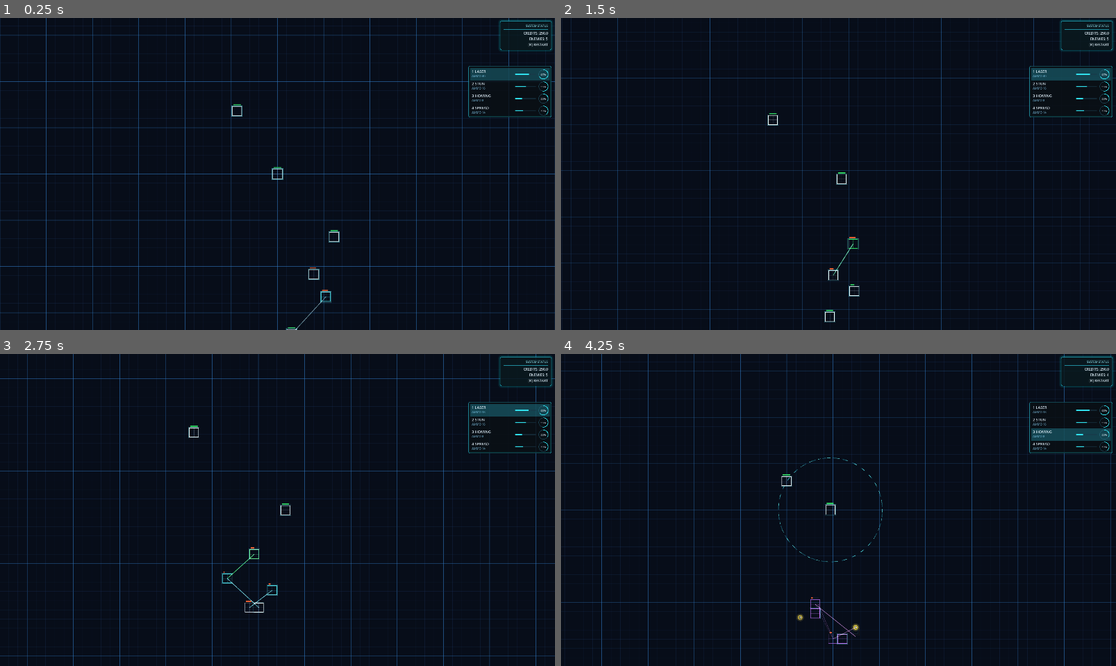
Above: before the commit, frames 1-4 (two rows, left to right).
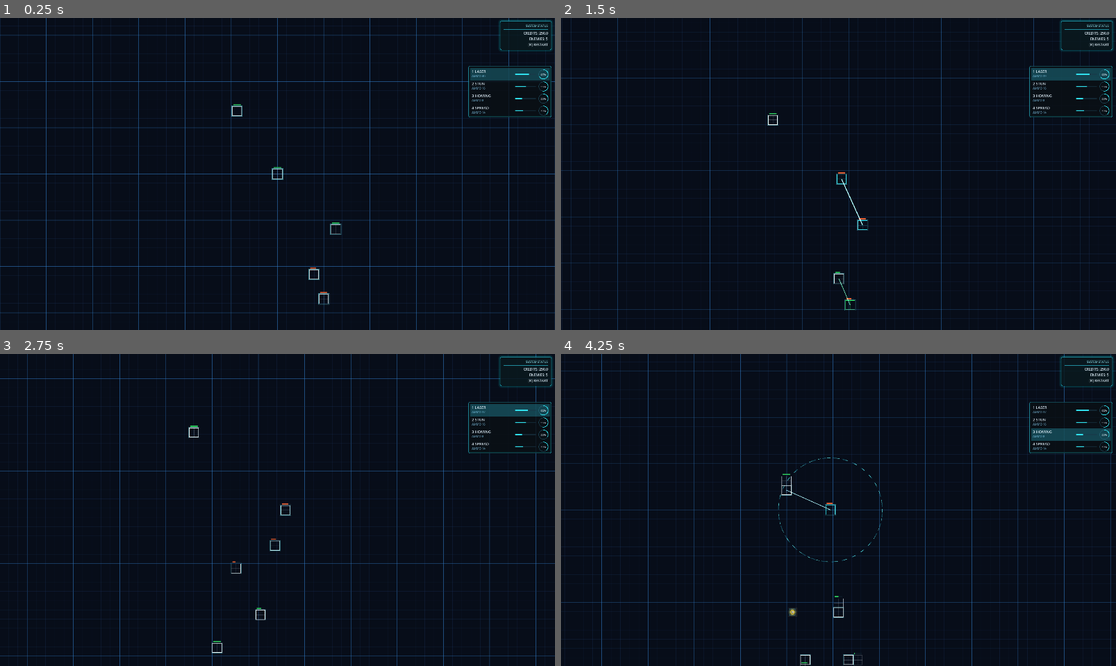
Above: after the commit, the same moments.

Repository: sudheej/neon.io
Game: Godot game, scene res://scenes/Main.tscn
The game is run twice, just before and just after one commit, with the same random seed, the same clock (stepped at 60 frames per second) and the same inputs. Sound files missing from this copy of the repository are replaced by a short silence.
Inputs (mouse positions are in pixels of both pictures, inside the frame that each line leads up to):
- Up to frame 1 (0.25 s): no input
- Up to frame 2 (1.5 s): move the mouse to (960, 158) at 0.52 s; hold D (move_right) 0.53-1.28 s; hold E (expand_mode) 0.53-1.28 s; move the mouse to (727, 189) at 1.27 s; hold S (move_down) from 1.28 s (still down); click (727, 189) at 1.35 s
- Up to frame 3 (2.75 s): move the mouse to (333, 441) at 2.02 s; release S (move_down) at 2.03 s; hold D (move_right) from 2.03 s (still down); hold [ (select_prev_slot) from 2.03 s (still down)
- Up to frame 4 (4.25 s): move the mouse to (810, 572) at 2.77 s; release D (move_right) at 2.78 s; release [ (select_prev_slot) at 2.78 s; hold W (move_up) 2.78-3.53 s; tap Q (toggle_range) at 2.85 s; move the mouse to (1005, 556) at 3.52 s; hold A (move_left) from 3.53 s (still down); hold 3 (weapon_homing) from 3.53 s (still down)

The runs differ from the first frame. In frame 1, 0.2% of the frame differs, in the area x 51-62%, y 65-100%; in frame 2, 0.3%; in frame 3, 0.3%; in frame 4, 0.5%, in the area x 39-99%, y 6-100%.

Commit message:
AI personalities

Diff:
--- a/src/input/AIInputSource.gd
+++ b/src/input/AIInputSource.gd
@@ -33,6 +33,15 @@
 const RETREAT_MIN_TIME: float = 2.4
 const RETREAT_MAX_TIME: float = 4.6
 const RETREAT_REENGAGE_COOLDOWN: float = 2.2
+const GOAL_DECISION_INTERVAL: float = 0.42
+const GOAL_LOCK_MIN: float = 1.2
+const GOAL_LOCK_MAX: float = 2.6
+const CAMP_HOLD_RADIUS: float = 110.0
+const EXPAND_INTENT_MIN: float = 2.0
+const EXPAND_INTENT_MAX: float = 4.0
+const PRIORITY_TARGET_REFRESH_MIN: float = 0.5
+const PRIORITY_TARGET_REFRESH_MAX: float = 1.0
+const LEADER_THREAT_ENGAGE: float = 1.15
 
 static var _shared_expand_memory: Dictionary = {}
 
@@ -64,8 +73,34 @@
 var retreat_mode: bool = false
 var retreat_timer: float = 0.0
 var retreat_cooldown: float = 0.0
+var persona: int = 0
+var current_goal: int = 0
+var goal_timer: float = 0.0
+var goal_decision_timer: float = 0.0
+var camp_anchor: Vector2 = Vector2.ZERO
+var camp_anchor_valid: bool = false
+var expand_intent_dir: Vector2i = Vector2i.ZERO
+var expand_intent_timer: float = 0.0
+var time_to_first_expand: float = -1.0
+var expansions_successful: int = 0
+var expansions_attempted: int = 0
+var no_expand_gap_max: float = 0.0
+var last_expand_time: float = 0.0
+var goal_time_split: Dictionary = {
+	"fight": 0.0,
+	"expand": 0.0,
+	"farm_orb": 0.0,
+	"retreat": 0.0,
+	"camp": 0.0,
+	"reposition": 0.0
+}
+var intent_interrupt_count: int = 0
+var priority_target: Node2D = null
+var priority_target_timer: float = 0.0
 
 enum AIProfile { BALANCED, LASER, STUNNER, HOMING, SPREADER }
+enum AIPersona { BLITZER, TURTLER, RAIDER, DUELIST, CONTROLLER }
+enum AIGoal { FIGHT, EXPAND, FARM_ORB, RETREAT, CAMP, REPOSITION }
 
 func _ready() -> void:
 	super._ready()
@@ -77,6 +112,8 @@
 		if id_val != null:
 			actor_id = String(id_val)
 	profile = randi() % 5
+	persona = randi() % 5
+	current_goal = AIGoal.FIGHT
 	aggressive_expander = _roll_aggressive_expander()
 	expansion_drive = randf_range(0.85, 1.2)
 	explore_before_expand_timer = randf_range(EXPAND_STARTUP_EXPLORE_MIN, EXPAND_STARTUP_EXPLORE_MAX)
@@ -84,22 +121,24 @@
 		explore_before_expand_timer *= 0.62
 	var angle_seed := randf_range(0.0, TAU)
 	preferred_axis = Vector2.RIGHT.rotated(angle_seed)
+	_apply_persona_seed()
+	if player != null:
+		camp_anchor = player.global_position
+		camp_anchor_valid = true
+	last_expand_time = _get_world_elapsed()
 
 func _process(delta: float) -> void:
 	if player == null or not is_instance_valid(player):
 		return
 	var targets = get_tree().get_nodes_in_group("combatants")
 	var pressure = _enemy_pressure(player, targets)
+	_update_priority_target(player, targets, delta)
 	_update_target(player, targets, delta)
 	var orb_target = _find_best_orb(player, targets)
 	_update_retreat_state(player, pressure, delta)
-	var move = Vector2.ZERO
-	if retreat_mode:
-		move += _compute_retreat_vector(player, targets)
-	else:
-		move += _compute_seek_vector(player, targets)
-	var orb_weight = 1.35 if retreat_mode else 1.0
-	move += _compute_orb_seek_vector(player, orb_target, targets) * orb_weight
+	_update_goal(player, targets, orb_target, pressure, delta)
+	_track_goal_time(delta)
+	var move = _compute_goal_vector(player, targets, orb_target)
 	move += _compute_separation_vector(player, targets)
 	move += _compute_dodge_vector(player) * 0.6
 	move *= _difficulty_scale()
@@ -107,6 +146,7 @@
 	_maybe_pick_weapon(player, targets, delta)
 	_set_preferred_target(player)
 	_maybe_expand(player, targets, orb_target, delta)
+	_update_no_expand_gap()
 
 func _compute_seek_vector(owner: Node2D, targets: Array) -> Vector2:
 	if current_target == null or not is_instance_valid(current_target):
@@ -151,20 +191,92 @@
 		return
 	current_target = null
 	var best_score = -1.0
+	var best_any_score = -INF
+	var best_any: Node2D = null
 	for t in targets:
 		var node = t as Node2D
 		if node == null or node == owner:
 			continue
 		var d = owner.global_position.distance_to(node.global_position)
+		var power = _target_power_score(node)
+		var any_score = power * _persona_hunt_weight()
+		if any_score > best_any_score:
+			best_any_score = any_score
+			best_any = node
 		if d > SEEK_RANGE:
 			continue
 		var score = 1.0 / max(d, 1.0)
+		score += power * 0.08 * _persona_hunt_weight()
 		if node.is_in_group("player"):
 			score *= 0.7
 		if score > best_score:
 			best_score = score
 			current_target = node
+	if current_target == null:
+		if priority_target != null and is_instance_valid(priority_target) and priority_target != owner:
+			current_target = priority_target
+		elif best_any != null and is_instance_valid(best_any):
+			current_target = best_any
 	target_timer = randf_range(0.8, 1.6)
+
+func _update_priority_target(owner: Node2D, targets: Array, delta: float) -> void:
+	priority_target_timer = maxf(priority_target_timer - delta, 0.0)
+	if priority_target != null and is_instance_valid(priority_target) and priority_target != owner and priority_target_timer > 0.0:
+		return
+	var best: Node2D = null
+	var best_power = -INF
+	for t in targets:
+		var node = t as Node2D
+		if node == null or node == owner:
+			continue
+		var power = _target_power_score(node)
+		if power > best_power:
+			best_power = power
+			best = node
+	priority_target = best
+	priority_target_timer = randf_range(PRIORITY_TARGET_REFRESH_MIN, PRIORITY_TARGET_REFRESH_MAX)
+
+func _target_power_score(node: Node2D) -> float:
+	var xp = _read_stat(node, "xp", 0.0)
+	var health_ratio = 1.0
+	var max_hp = maxf(_read_stat(node, "max_health", 1.0), 0.001)
+	var hp = _read_stat(node, "health", max_hp)
+	health_ratio = clampf(hp / max_hp, 0.0, 1.0)
+	var cells = float(_cell_count(node))
+	var survival = _read_stat(node, "survival_time", 0.0)
+	var score = xp * 0.02 + (cells - 1.0) * 0.6 + health_ratio * 0.9 + minf(survival / 120.0, 1.4)
+	if node.is_in_group("player"):
+		score += 0.25
+	return score
+
+func _persona_hunt_weight() -> float:
+	match persona:
+		AIPersona.BLITZER:
+			return 1.22
+		AIPersona.TURTLER:
+			return 0.7
+		AIPersona.RAIDER:
+			return 1.08
+		AIPersona.DUELIST:
+			return 1.3
+		AIPersona.CONTROLLER:
+			return 1.0
+		_:
+			return 1.0
+
+func _leader_hunt_urgency(owner: Node2D) -> float:
+	if priority_target == null or not is_instance_valid(priority_target):
+		return 0.0
+	if priority_target == owner:
+		return 0.0
+	var my_power = maxf(_target_power_score(owner), 0.01)
+	var leader_power = _target_power_score(priority_target)
+	var ratio = leader_power / my_power
+	if ratio < LEADER_THREAT_ENGAGE:
+		return 0.0
+	var dist = owner.global_position.distance_to(priority_target.global_position)
+	var reach = clampf(1.0 - dist / (SEEK_RANGE * 2.2), 0.0, 1.0)
+	return clampf((ratio - LEADER_THREAT_ENGAGE) * 0.7 + reach * 0.6, 0.0, 1.0)
 
 func _maybe_pick_weapon(owner: Node2D, targets: Array, _delta: float) -> void:
 	if not owner.has_node("WeaponSystem"):
@@ -381,12 +493,237 @@
 	var max_hp = maxf(_read_stat(owner, "max_health", 1.0), 0.001)
 	return clampf(hp / max_hp, 0.0, 1.0)
 
+func _apply_persona_seed() -> void:
+	match persona:
+		AIPersona.BLITZER:
+			aggressive_expander = true
+			expansion_drive *= 1.25
+			explore_before_expand_timer *= 0.6
+		AIPersona.TURTLER:
+			expansion_drive *= 0.84
+			explore_before_expand_timer *= 1.15
+		AIPersona.RAIDER:
+			expansion_drive *= 0.93
+		AIPersona.DUELIST:
+			expansion_drive *= 1.0
+		AIPersona.CONTROLLER:
+			expansion_drive *= 1.08
+
+func _update_goal(owner: Node2D, targets: Array, orb_target: Node2D, pressure: float, delta: float) -> void:
+	goal_timer = maxf(goal_timer - delta, 0.0)
+	goal_decision_timer = maxf(goal_decision_timer - delta, 0.0)
+	if retreat_mode:
+		current_goal = AIGoal.RETREAT
+		goal_timer = 0.3
+		goal_decision_timer = GOAL_DECISION_INTERVAL
+		return
+	if goal_timer > 0.0 or goal_decision_timer > 0.0:
+		return
+	goal_decision_timer = GOAL_DECISION_INTERVAL * randf_range(0.85, 1.25)
+	var scores: Dictionary = {}
+	scores[AIGoal.FIGHT] = _score_goal_fight(owner, pressure)
+	scores[AIGoal.EXPAND] = _score_goal_expand(owner, pressure)
+	scores[AIGoal.FARM_ORB] = _score_goal_farm_orb(owner, orb_target, pressure)
+	scores[AIGoal.CAMP] = _score_goal_camp(owner, pressure)
+	scores[AIGoal.REPOSITION] = _score_goal_reposition(targets, pressure)
+	var hunt_urgency = _leader_hunt_urgency(owner)
+	if hunt_urgency > 0.0:
+		scores[AIGoal.FIGHT] = float(scores[AIGoal.FIGHT]) + hunt_urgency * (0.55 + _persona_hunt_weight() * 0.35)
+		scores[AIGoal.REPOSITION] = float(scores[AIGoal.REPOSITION]) + hunt_urgency * 0.24
+		scores[AIGoal.CAMP] = float(scores[AIGoal.CAMP]) - hunt_urgency * 0.45
+		scores[AIGoal.EXPAND] = float(scores[AIGoal.EXPAND]) - hunt_urgency * 0.22
+	var best_goal = current_goal
+	var best_score = -INF
+	for key in scores.keys():
+		var score = float(scores[key]) + _persona_goal_bias(int(key))
+		if score > best_score:
+			best_score = score
+			best_goal = int(key)
+	if best_goal != current_goal and current_goal == AIGoal.EXPAND and expand_intent_timer > 0.0:
+		intent_interrupt_count += 1
+	current_goal = best_goal
+	goal_timer = randf_range(GOAL_LOCK_MIN, GOAL_LOCK_MAX)
+	if current_goal == AIGoal.CAMP and (not camp_anchor_valid or owner.global_position.distance_to(camp_anchor) > CAMP_HOLD_RADIUS * 1.6):
+		camp_anchor = owner.global_position
+		camp_anchor_valid = true
+
+func _persona_goal_bias(goal: int) -> float:
+	match persona:
+		AIPersona.BLITZER:
+			if goal == AIGoal.EXPAND:
+				return 0.48
+			if goal == AIGoal.FIGHT:
+				return 0.16
+			if goal == AIGoal.CAMP:
+				return -0.22
+		AIPersona.TURTLER:
+			if goal == AIGoal.CAMP:
+				return 0.55
+			if goal == AIGoal.REPOSITION:
+				return 0.24
+			if goal == AIGoal.EXPAND:
+				return -0.08
+		AIPersona.RAIDER:
+			if goal == AIGoal.FARM_ORB:
+				return 0.4
+			if goal == AIGoal.FIGHT:
+				return 0.2
+		AIPersona.DUELIST:
+			if goal == AIGoal.FIGHT:
+				return 0.52
+			if goal == AIGoal.REPOSITION:
+				return 0.12
+		AIPersona.CONTROLLER:
+			if goal == AIGoal.EXPAND:
+				return 0.22
+			if goal == AIGoal.CAMP:
+				return 0.14
+			if goal == AIGoal.REPOSITION:
+				return 0.2
+	return 0.0
+
+func _score_goal_fight(owner: Node2D, pressure: float) -> float:
+	if current_target == null or not is_instance_valid(current_target):
+		return 0.08
+	var dist = owner.global_position.distance_to(current_target.global_position)
+	var range_score = clampf(1.0 - dist / SEEK_RANGE, 0.0, 1.0)
+	return 0.25 + range_score * 0.7 + pressure * 0.2
+
+func _score_goal_expand(owner: Node2D, pressure: float) -> float:
+	var open_dirs = _count_open_expand_dirs(owner)
+	if open_dirs <= 0:
+		return 0.0
+	var xp_now = _read_stat(owner, "xp", 0.0)
+	if xp_now < EXPAND_COST:
+		return 0.0
+	var cell_count = _cell_count(owner)
+	var elapsed = _get_world_elapsed()
+	var budget = _target_cell_budget(elapsed, pressure)
+	var missing = max(0, budget - cell_count)
+	var xp_factor = clampf((xp_now - EXPAND_COST) / 180.0, 0.0, 1.0)
+	var score = 0.15 + float(missing) * 0.22 + xp_factor * 0.24
+	score += (1.0 - pressure) * 0.24
+	return score
+
+func _score_goal_farm_orb(owner: Node2D, orb_target: Node2D, pressure: float) -> float:
+	if orb_target == null or not is_instance_valid(orb_target):
+		return 0.0
+	var dist = owner.global_position.distance_to(orb_target.global_position)
+	if dist > ORB_SEEK_RANGE:
+		return 0.0
+	var dist_score = clampf(1.0 - dist / ORB_SEEK_RANGE, 0.0, 1.0)
+	return 0.2 + dist_score * 0.66 + pressure * 0.08
+
+func _score_goal_camp(owner: Node2D, pressure: float) -> float:
+	var hp_ratio = _health_ratio(owner)
+	var hp_safe = clampf((hp_ratio - 0.35) / 0.65, 0.0, 1.0)
+	return 0.08 + hp_safe * 0.22 + (1.0 - pressure) * 0.16
+
+func _score_goal_reposition(targets: Array, pressure: float) -> float:
+	if targets.size() <= 1:
+		return 0.12
+	return 0.14 + pressure * 0.64
+
+func _compute_goal_vector(owner: Node2D, targets: Array, orb_target: Node2D) -> Vector2:
+	match current_goal:
+		AIGoal.RETREAT:
+			return _compute_retreat_vector(owner, targets)
+		AIGoal.EXPAND:
+			var setup = _compute_expand_setup_vector(owner, targets, orb_target)
+			var orb = _compute_orb_seek_vector(owner, orb_target, targets) * 0.55
+			return (setup + orb).normalized()
+		AIGoal.FARM_ORB:
+			var to_orb = _compute_orb_seek_vector(owner, orb_target, targets) * 1.35
+			var support = _compute_seek_vector(owner, targets) * 0.22
+			return (to_orb + support).normalized()
+		AIGoal.CAMP:
+			return _compute_camp_vector(owner, targets, orb_target)
+		AIGoal.REPOSITION:
+			return _compute_reposition_vector(owner, targets, orb_target)
+		_:
+			var seek = _compute_seek_vector(owner, targets)
+			var orb_vec = _compute_orb_seek_vector(owner, orb_target, targets) * 0.5
+			return (seek + orb_vec).normalized()
+
+func _compute_expand_setup_vector(owner: Node2D, targets: Array, orb_target: Node2D) -> Vector2:
+	var v = _compute_reposition_vector(owner, targets, orb_target) * 0.55
+	v += preferred_axis * 0.35
+	if orb_target != null and is_instance_valid(orb_target):
+		v += (orb_target.global_position - owner.global_position).normalized() * 0.22
+	if v.length_squared() <= 0.0001:
+		return preferred_axis
+	return v.normalized()
+
+func _compute_camp_vector(owner: Node2D, targets: Array, orb_target: Node2D) -> Vector2:
+	if not camp_anchor_valid:
+		camp_anchor = owner.global_position
+		camp_anchor_valid = true
+	var to_anchor = camp_anchor - owner.global_position
+	if to_anchor.length() > CAMP_HOLD_RADIUS:
+		return to_anchor.normalized()
+	var orbit = Vector2(-to_anchor.y, to_anchor.x).normalized() * 0.35
+	var support = _compute_seek_vector(owner, targets) * 0.22
+	var orb_watch = _compute_orb_seek_vector(owner, orb_target, targets) * 0.18
+	var move = orbit + support + orb_watch
+	if move.length_squared() <= 0.0001:
+		return Vector2.ZERO
+	return move.normalized()
+
+func _compute_reposition_vector(owner: Node2D, targets: Array, orb_target: Node2D) -> Vector2:
+	var retreat = _compute_retreat_vector(owner, targets) * 0.62
+	var seek = _compute_seek_vector(owner, targets) * 0.24
+	var orb = _compute_orb_seek_vector(owner, orb_target, targets) * 0.28
+	var move = retreat + seek + orb
+	if move.length_squared() <= 0.0001:
+		return preferred_axis
+	return move.normalized()
+
+func _track_goal_time(delta: float) -> void:
+	match current_goal:
+		AIGoal.FIGHT:
+			goal_time_split["fight"] = float(goal_time_split.get("fight", 0.0)) + delta
+		AIGoal.EXPAND:
+			goal_time_split["expand"] = float(goal_time_split.get("expand", 0.0)) + delta
+		AIGoal.FARM_ORB:
+			goal_time_split["farm_orb"] = float(goal_time_split.get("farm_orb", 0.0)) + delta
+		AIGoal.RETREAT:
+			goal_time_split["retreat"] = float(goal_time_split.get("retreat", 0.0)) + delta
+		AIGoal.CAMP:
+			goal_time_split["camp"] = float(goal_time_split.get("camp", 0.0)) + delta
+		AIGoal.REPOSITION:
+			goal_time_split["reposition"] = float(goal_time_split.get("reposition", 0.0)) + delta
+
+func _update_no_expand_gap() -> void:
+	var now = _get_world_elapsed()
+	var gap = maxf(now - last_expand_time, 0.0)
+	no_expand_gap_max = maxf(no_expand_gap_max, gap)
+
+func _count_open_expand_dirs(owner: Node2D) -> int:
+	var shape = owner.get_node_or_null("PlayerShape")
+	if shape == null:
+		return 0
+	if not owner.has_method("get_active_cell_grid_pos"):
+		return 0
+	var cells_data = shape.get("cells")
+	if not (cells_data is Dictionary):
+		return 0
+	var cells: Dictionary = cells_data
+	var active = owner.get_active_cell_grid_pos()
+	if not cells.has(active):
+		return 0
+	var count = 0
+	for dir in CARDINAL_DIRS:
+		if not cells.has(active + dir):
+			count += 1
+	return count
+
 func _maybe_expand(owner: Node2D, targets: Array, orb_target: Node2D, delta: float) -> void:
 	_update_expand_learning(owner, targets, delta)
 	explore_before_expand_timer = maxf(explore_before_expand_timer - delta, 0.0)
 	expand_decision_timer = maxf(expand_decision_timer - delta, 0.0)
 	expand_cooldown = maxf(expand_cooldown - delta, 0.0)
 	last_reposition_timer = maxf(last_reposition_timer - delta, 0.0)
+	expand_intent_timer = maxf(expand_intent_timer - delta, 0.0)
 	if expand_cooldown > 0.0:
 		return
 	if expand_decision_timer > 0.0:
@@ -433,6 +770,7 @@
 	if explore_before_expand_timer > 0.0 and not _can_break_explore_window(owner, pressure, xp_orb_signal):
 		return
 	var desire = _expand_desire(owner, cell_count, pressure, orb_target, open_dirs.size(), xp_orb_signal)
+	desire *= _goal_expand_multiplier()
 	var force_growth = _should_force_growth(owner, pressure, open_dirs.size())
 	var should_grow = not open_dirs.is_empty() and (force_growth or randf() <= desire)
 	var candidate_dirs = open_dirs if should_grow else occupied_dirs
@@ -447,9 +785,12 @@
 	if best_dir == Vector2i.ZERO:
 		return
 	emit_command(GameCommand.expand_direction(actor_id, best_dir))
+	expansions_attempted += 1
 	if should_grow:
 		if growth_lock_attempts_remaining > 0:
 			growth_lock_attempts_remaining -= 1
+		expand_intent_dir = best_dir
+		expand_intent_timer = randf_range(EXPAND_INTENT_MIN, EXPAND_INTENT_MAX)
 		_arm_expand_evaluation(owner, cell_count, pressure, context, best_dir)
 	else:
 		last_reposition_from = active
@@ -496,6 +837,19 @@
 		desire *= 0.18
 	return clampf(desire, 0.0, 0.78)
 
+func _goal_expand_multiplier() -> float:
+	match current_goal:
+		AIGoal.EXPAND:
+			return 1.35
+		AIGoal.CAMP:
+			return 0.55
+		AIGoal.RETREAT:
+			return 0.2
+		AIGoal.FARM_ORB:
+			return 0.78
+		_:
+			return 1.0
+
 func _should_force_growth(owner: Node2D, pressure: float, open_dir_count: int) -> bool:
 	if open_dir_count <= 0:
 		return false
@@ -663,6 +1017,11 @@
 		score += dir_v.dot(to_orb) * 0.22
 	if growth_mode:
 		score += _frontier_growth_score(active + dir, cells, dir)
+		if expand_intent_timer > 0.0:
+			if dir == expand_intent_dir:
+				score += 0.26
+			else:
+				score -= 0.12
 	else:
 		score += 0.12
 		if last_reposition_timer > 0.0:
@@ -671,6 +1030,9 @@
 				score -= 0.58
 			elif candidate_target == last_reposition_from:
 				score -= 0.22
+	var candidate_world = _grid_to_world(owner, active + dir)
+	var local_pressure = _pressure_at_point(candidate_world, owner)
+	score += (1.0 - local_pressure) * 0.24
 	score += randf_range(-0.05, 0.05)
 	return score
 
@@ -689,14 +1051,24 @@
 
 func _frontier_growth_score(target_cell: Vector2i, cells: Dictionary, dir: Vector2i) -> float:
 	var open_neighbors = 0
+	var second_ring = 0.0
 	for neighbor_dir in CARDINAL_DIRS:
-		if not cells.has(target_cell + neighbor_dir):
+		var n1 = target_cell + neighbor_dir
+		if not cells.has(n1):
 			open_neighbors += 1
+			var branch_open = 0
+			for n2_dir in CARDINAL_DIRS:
+				var n2 = n1 + n2_dir
+				if n2 == target_cell:
+					continue
+				if not cells.has(n2):
+					branch_open += 1
+			second_ring += float(branch_open) * 0.25
 	var center = _cells_center(cells)
 	var out_vec = (Vector2(target_cell) - center).normalized()
 	var dir_v = Vector2(dir.x, dir.y).normalized()
 	var outness = out_vec.dot(dir_v)
-	return float(open_neighbors) * 0.11 + outness * 0.24
+	return float(open_neighbors) * 0.1 + second_ring * 0.07 + outness * 0.22
 
 func _cells_center(cells: Dictionary) -> Vector2:
 	if cells.is_empty():
@@ -758,6 +1130,10 @@
 	if current_cells > pending_expand_before_cells:
 		growth_lock_attempts_remaining = 0
 		no_growth_timer = 0.0
+		expansions_successful += 1
+		if time_to_first_expand < 0.0:
+			time_to_first_expand = _get_world_elapsed()
+		last_expand_time = _get_world_elapsed()
 	var score = hp_delta * 1.0 + xp_delta * 0.4 + pressure_relief * 0.55 + growth_bonus
 	_update_shared_expand_score(pending_expand_context, pending_expand_dir, clampf(score, -0.35, 0.35))
 	_clear_pending_expand_eval()
@@ -797,3 +1173,33 @@
 	if world == null:
 		return 0.0
 	return _read_stat(world, "elapsed", 0.0)
+
+func _grid_to_world(owner: Node2D, grid_pos: Vector2i) -> Vector2:
+	var shape = owner.get_node_or_null("PlayerShape")
+	if shape != null and shape.has_method("grid_to_local"):
+		return owner.global_position + shape.grid_to_local(grid_pos)
+	return owner.global_position
+
+func _pressure_at_point(point: Vector2, owner: Node2D) -> float:
+	var pressure = 0.0
+	for entity in get_tree().get_nodes_in_group("combatants"):
+		var node = entity as Node2D
+		if node == null or node == owner:
+			continue
+		var dist = point.distance_to(node.global_position)
+		if dist > SEEK_RANGE:
+			continue
+		pressure += 1.0 - clampf(dist / SEEK_RANGE, 0.0, 1.0)
+	return clampf(pressure / 2.2, 0.0, 1.0)
+
+func get_ai_metrics() -> Dictionary:
+	return {
+		"persona": persona,
+		"profile": profile,
+		"time_to_first_expand": time_to_first_expand,
+		"expansions_attempted": expansions_attempted,
+		"expansions_successful": expansions_successful,
+		"no_expand_gap_max": no_expand_gap_max,
+		"intent_interrupt_count": intent_interrupt_count,
+		"goal_time_split": goal_time_split.duplicate(true)
+	}
Not shown, changed: TODO.md
